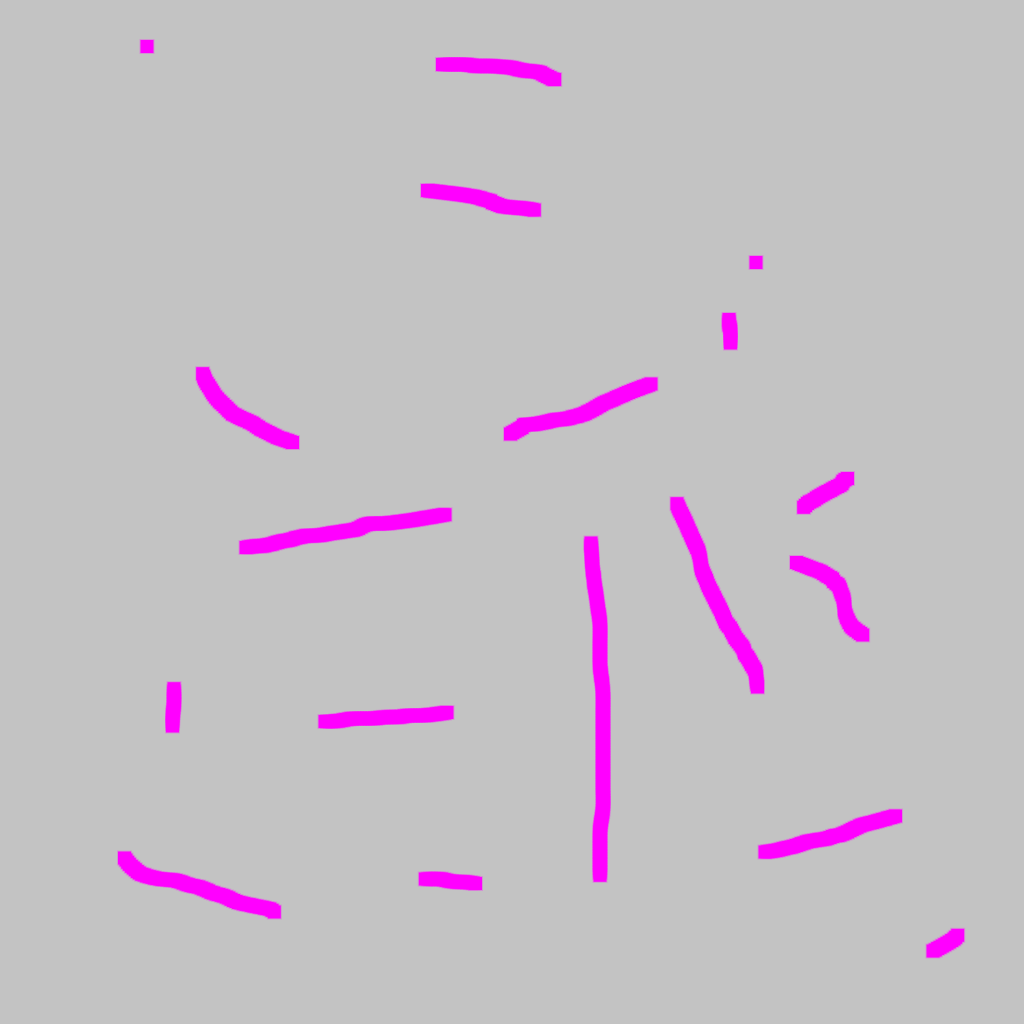
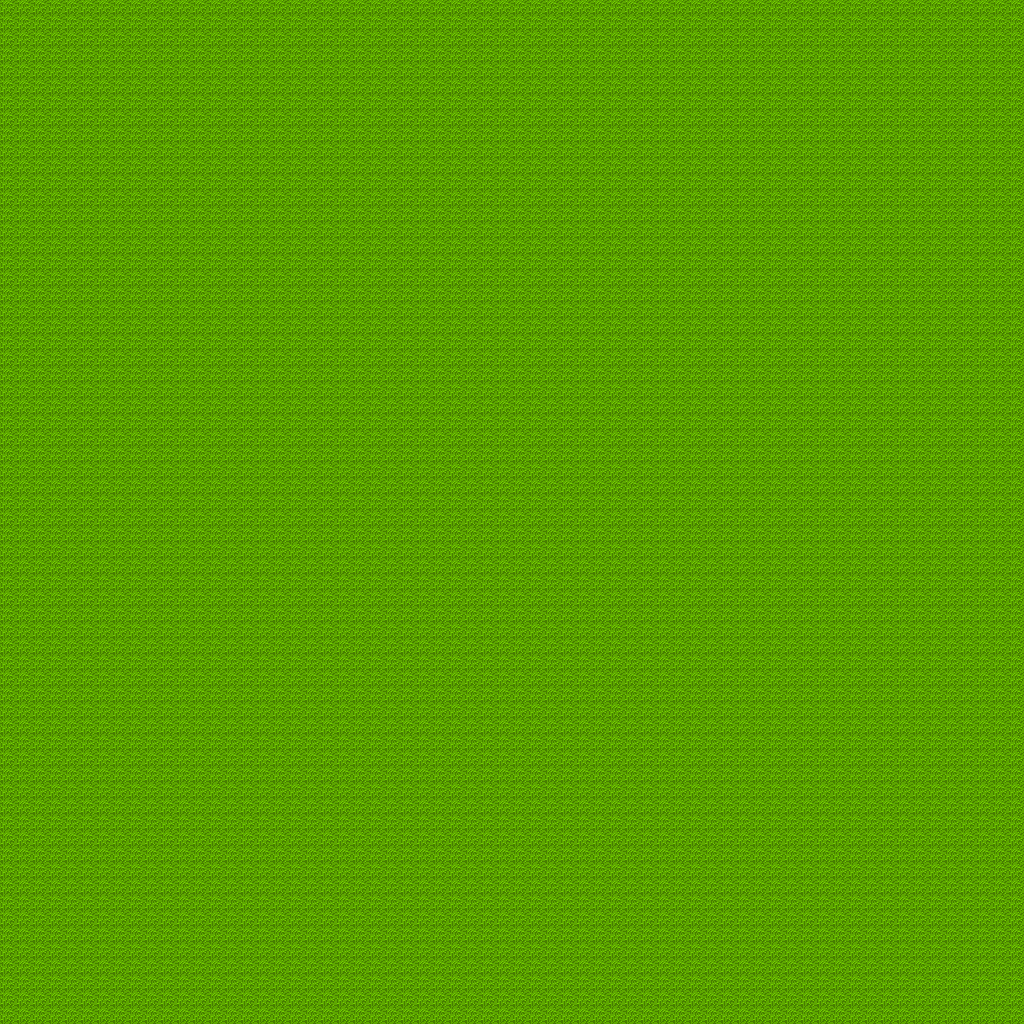
Layer changes from the first w=1024, h=1024 image to the second:
removed layer "Background" over [left=0, top=0, right=1024, bottom=1024]
added layer "Background copy #2" above "Background copy" over [left=32, top=0, right=48, bottom=16]
added layer "Background copy" over [left=0, top=0, right=1024, bottom=1024]
